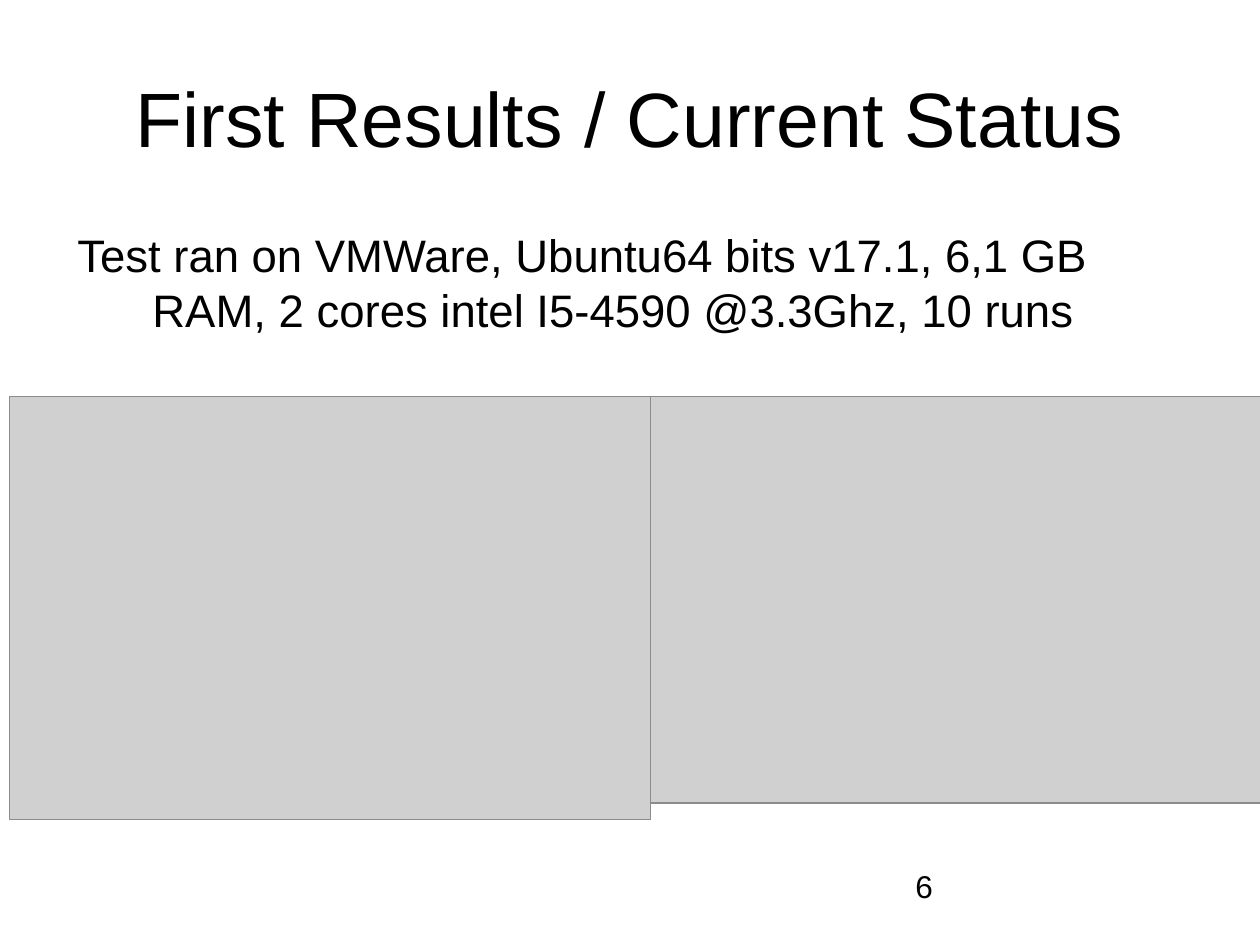
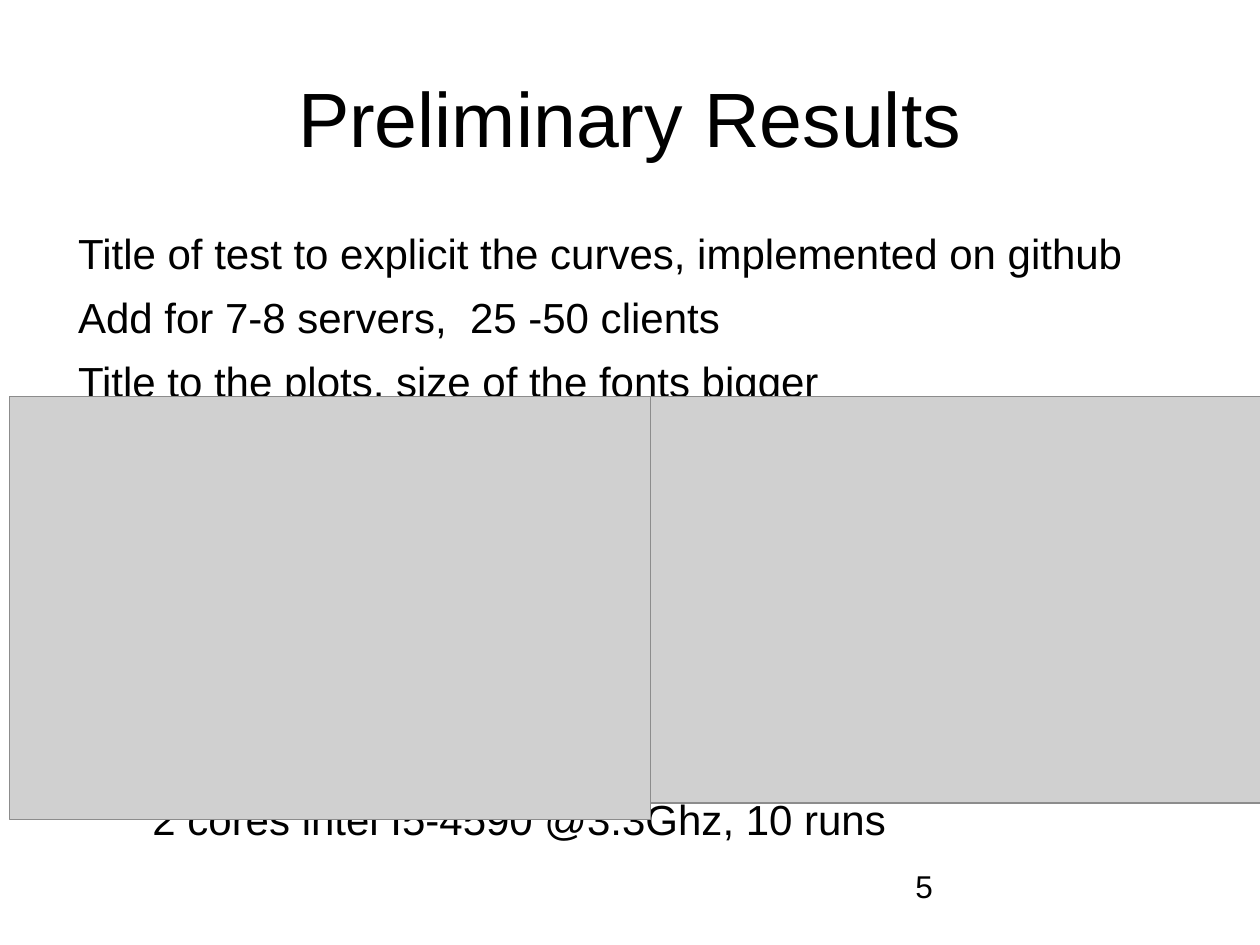
Before and after one commit to maxpr/MasterProjectDocuments, a slide deck: slide 5 of doc/2598.ppt (slide 6 before the commit). Drawn at 1260x945 pixels with LibreOffice and Linux fonts; fonts in the diff are those of the drawing; grey boxes stand for pictures; background and template pictures are left out. Boxes give left, top, right and bottom in pixels: in the first picture for what was removed or moved away, otherwise in the second. Text is boxed around its words. In the diff, an @@ line names an element or a change of style, - is before the commit and + after.

Commit message:
pptx version first version

```diff
--- a/doc/2598.ppt
+++ b/doc/2598.ppt
@@ title at [298,91,961,162]: text changed @@
-First Results / Current Status
+Preliminary Results
@@ text at [78,238,1122,843]: text changed; size 26 to 24.1 pt @@
-Test ran on VMWare, Ubuntu64 bits v17.1, 6,1 GB RAM, 2 cores intel I5-4590 @3.3Ghz, 10 runs
+Title of test to explicit the curves, implemented on github
+Add for 7-8 servers, 25 -50 clients
+Title to the plots, size of the fonts bigger
+Test ran on VMWare, Ubuntu64 bits v17.10, 6.1 GB RAM, 2 cores intel I5-4590 @3.3Ghz, 10 runs
@@ page number at [915,876,933,899]: text changed @@
-6
+5
```
Also in this commit, not shown: 5 other slides changed, 1 slide removed, 13 other files.
